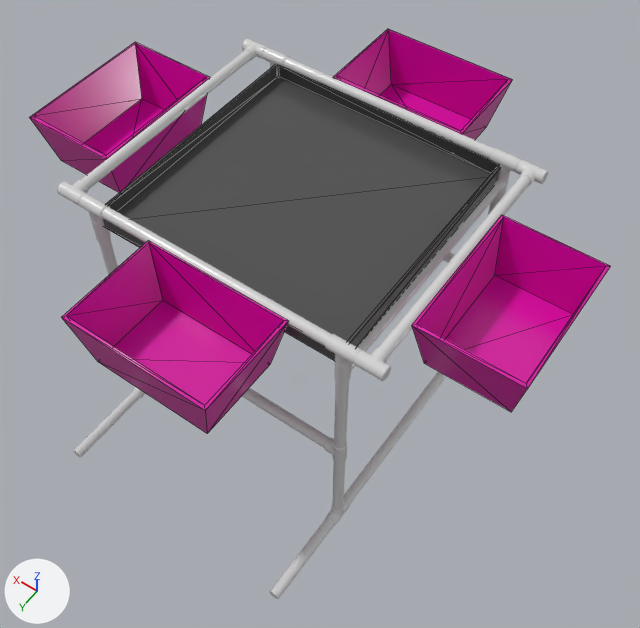
The COLLADA model auv_sim/auv_sim_description/auv_sim_description/models/robosub_octagon/meshes/octagon.dae: old version first, new version second.
The view is the same before and after, from a 50 mm camera at (-0.814, 1.085, 1.967) aimed at (-0.058, 0.026, 0.304). Arrows for +X, +Y and +Z are at lower left; the lights stay in place. Mesh edges are drawn as thin lines on the coarser meshes. Where no turn or scale is listed for an object, it has been applied to the vertices.

Names of what the first picture shows: 'octagon_basket_1', 'octagon_basket_2', 'octagon_basket_3', 'octagon_basket_4', 'octagon_frame', 'octagon_middle'.
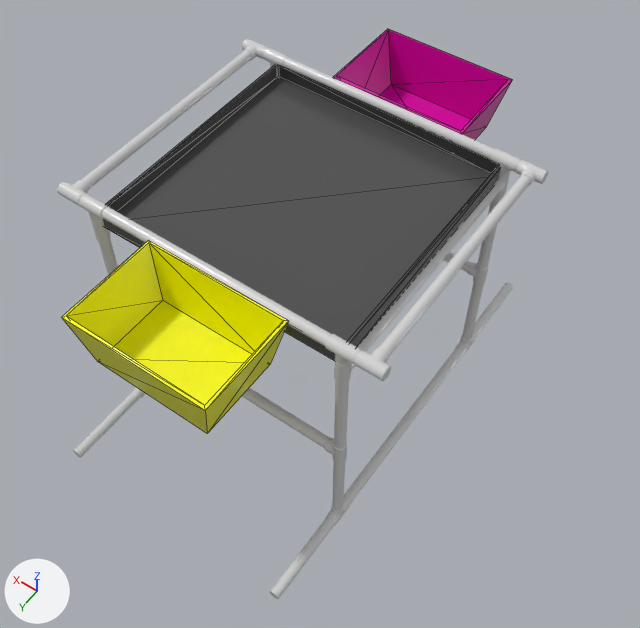
What differs and where, as boxes [x1, y1, x2, y2] in the pictures (640 x 628 px):
'octagon_basket_2', recoloured (pink to yellow): [61, 241, 288, 434] in both
'octagon_basket_1', deleted (pink): before [412, 215, 611, 412]
'octagon_basket_3', deleted (pink): before [29, 42, 210, 193]

The change, as a diff of the scene's bpy script:
```diff
--- a/auv_sim/auv_sim_description/auv_sim_description/models/robosub_octagon/meshes/octagon.dae.py
+++ b/auv_sim/auv_sim_description/auv_sim_description/models/robosub_octagon/meshes/octagon.dae.py
@@ mat_octagon_basket_yellow @@
+mat_octagon_basket_yellow = principled_material('octagon_basket_yellow')
+mat_octagon_basket_yellow.base_color = (1.0, 1.0, 0.0)  # yellow #ffff00
+mat_octagon_basket_yellow.roughness = 0.21
@@ me_octagon_basket_2mesh @@
 me_octagon_basket_2mesh.from_pydata(...)  # 16 vertices, 28 faces; spans x -0.171..0.171, y -0.117..0.117, z -0.07..0.073
-me_octagon_basket_2mesh.materials.append(mat_octagon_basket)  # pink #db08a6
+me_octagon_basket_2mesh.materials.append(mat_octagon_basket_yellow)  # yellow #ffff00
@@ ob_octagon_basket_1 @@
-ob_octagon_basket_1 = bpy.data.objects.new('octagon_basket_1', me_octagon_basket_1mesh)
-ob_octagon_basket_1.location = (-0.498, 0.021, 0.614)
@@ ob_octagon_basket_3 @@
-ob_octagon_basket_3 = bpy.data.objects.new('octagon_basket_3', me_octagon_basket_3mesh)
-ob_octagon_basket_3.location = (0.498, 0.021, 0.614)
```
